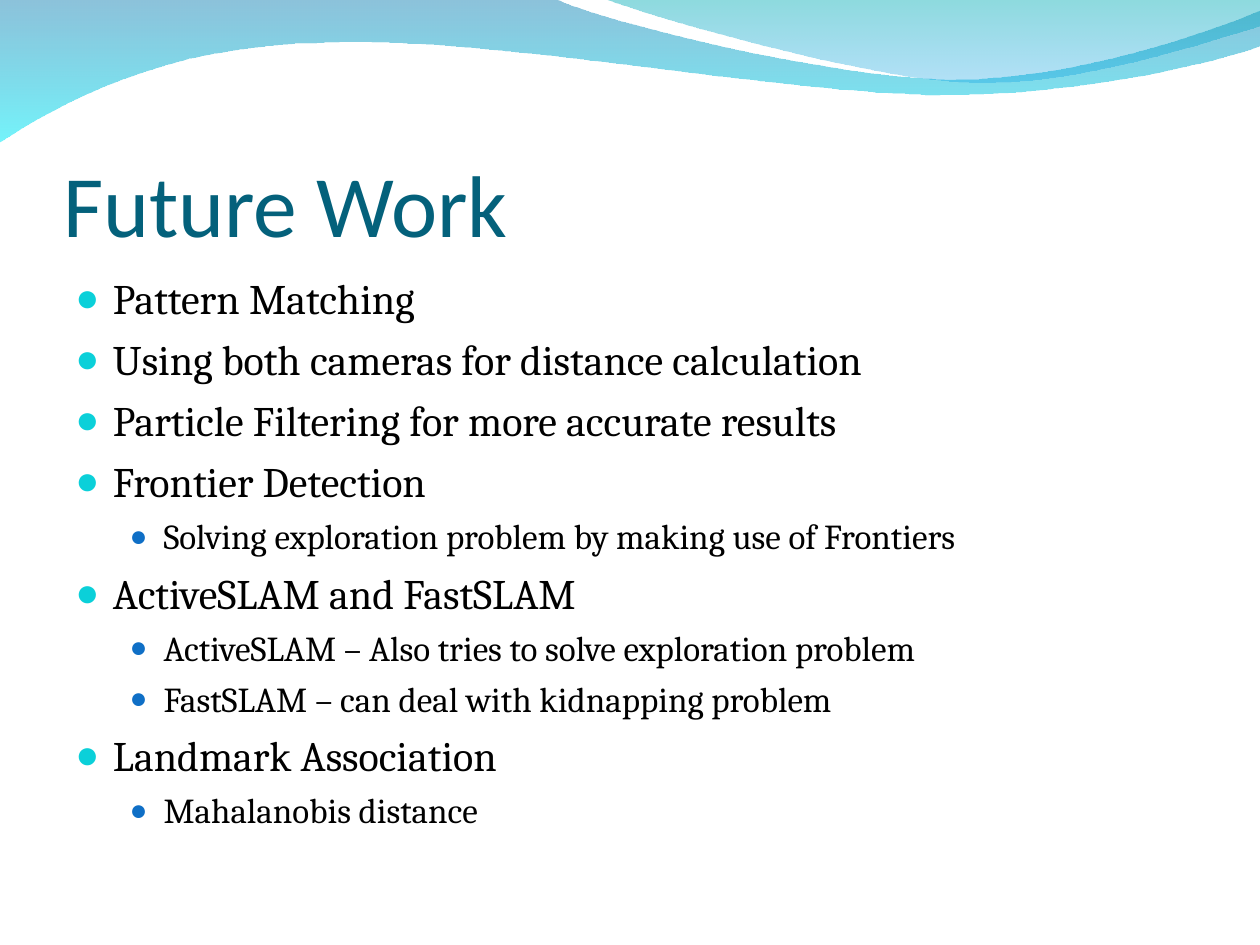
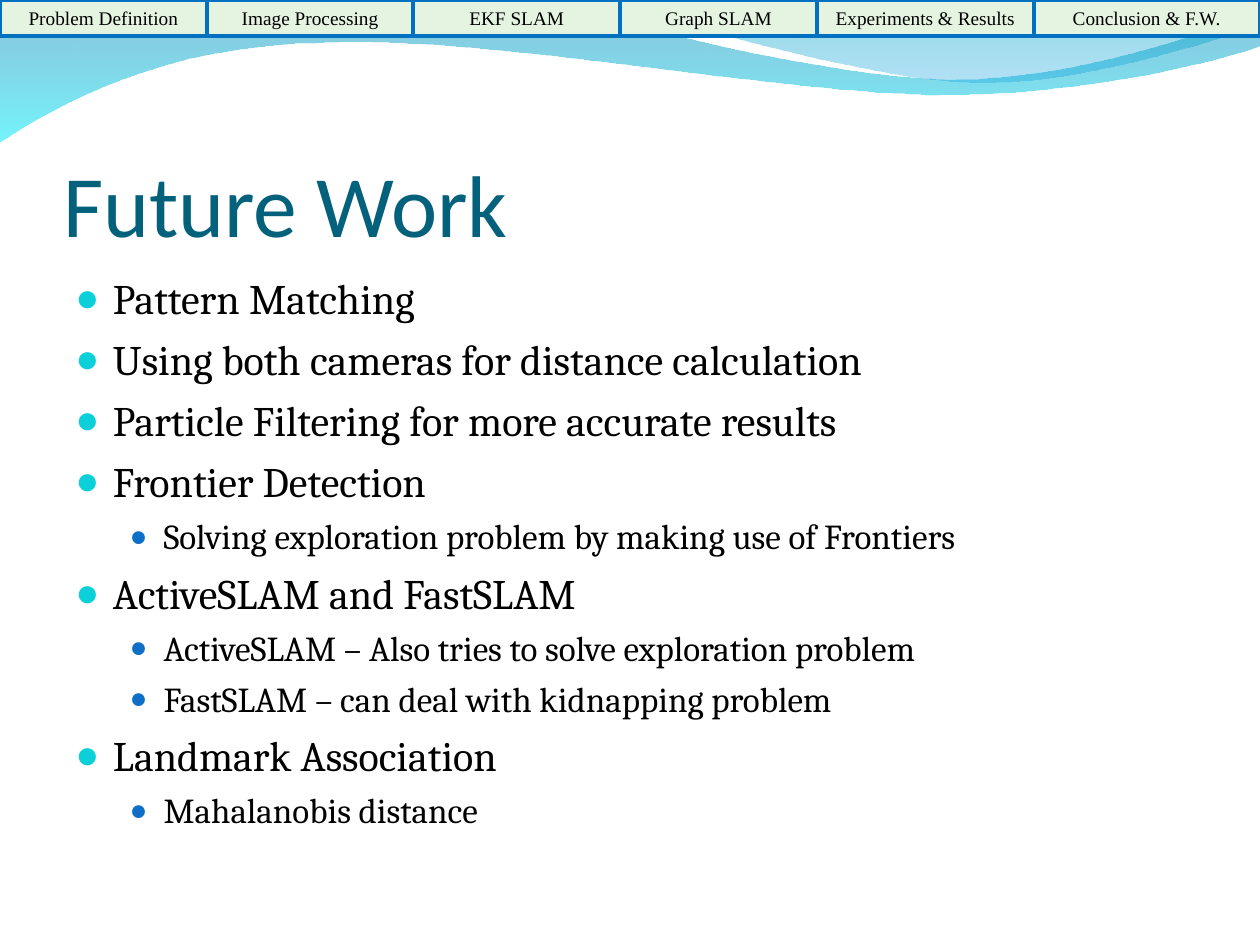
Before and after one commit to HerkyJerky/NAO-ALPHA-AS-FUCK-ROBOTS, a slide deck: slide 17 of Presentation Parts/Final Presentation.ppt. Drawn at 1260x945 pixels with LibreOffice and Linux fonts; fonts in the diff are those of the drawing; background and template pictures are left out. Boxes give left, top, right and bottom in pixels: in the first picture for what was removed or moved away, otherwise in the second. Text is boxed around its words. In the diff, an @@ line names an element or a change of style, - is before the commit and + after.

```diff
--- a/Presentation Parts/Final Presentation.ppt
+++ b/Presentation Parts/Final Presentation.ppt
@@ rectangle added at (0, 0, 207, 37), fill #E5F4E0, outline #0070C0 2.24 pt, 11 pt, text #000000 @@
+Problem Definition
@@ rectangle added at (207, 0, 413, 37), fill #E5F4E0, outline #0070C0 2.24 pt, 11 pt, text #000000 @@
+Image Processing
@@ rectangle added at (413, 0, 620, 37), fill #E5F4E0, outline #0070C0 2.24 pt, 11 pt, text #000000 @@
+EKF SLAM
@@ rectangle added at (620, 0, 816, 37), fill #E5F4E0, outline #0070C0 2.24 pt, 11 pt, text #000000 @@
+Graph SLAM
@@ rectangle added at (816, 0, 1033, 37), fill #E5F4E0, outline #0070C0 2.24 pt, 11 pt, text #000000 @@
+Experiments & Results
@@ rectangle added at (1033, 0, 1260, 37), fill #E5F4E0, outline #0070C0 2.24 pt, 11 pt, text #000000 @@
+Conclusion & F.W.
```
Also in this commit, not shown: 4 other slides changed.
